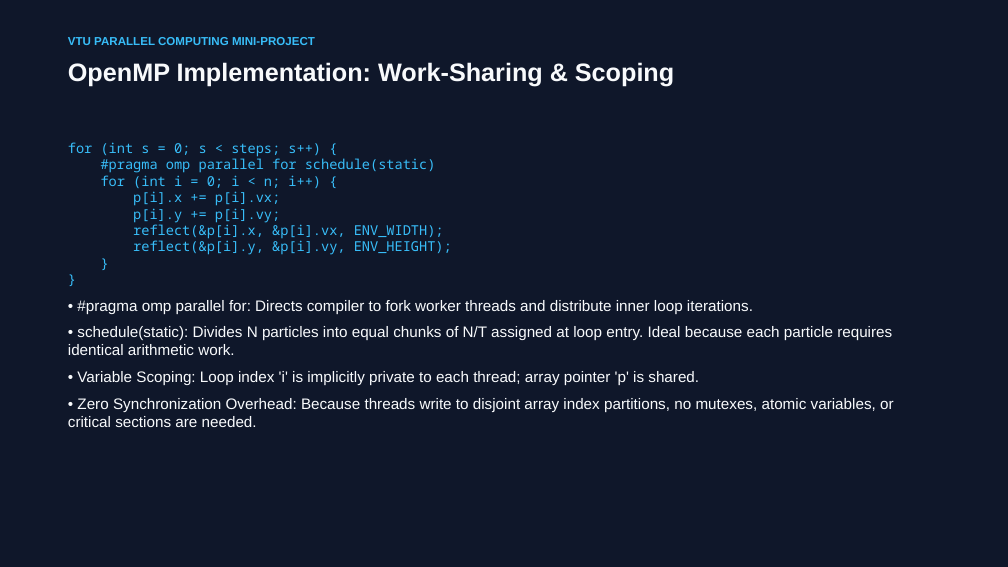
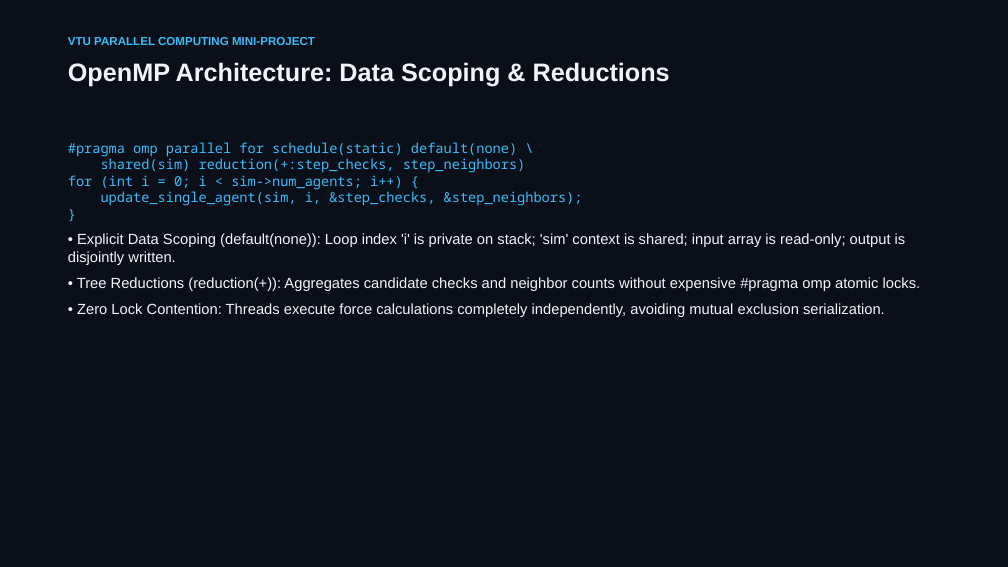
Before and after one commit to rishikeshgowdakk/PC, a slide deck: slide 8 of CrowdSim/presentation/CrowdSim_Project_Presentation.pptx (slide 9 before the commit). Drawn at 1008x567 pixels with LibreOffice and Linux fonts; fonts in the diff are those of the drawing. Boxes give left, top, right and bottom in pixels: in the first picture for what was removed or moved away, otherwise in the second. Text is boxed around its words. In the diff, an @@ line names an element or a change of style, - is before the commit and + after.

Commit message:
Implement obstacle avoidance and spatial grid mechanics in CrowdSim
- Added obstacle handling with circular and AABB (axis-aligned bounding box) types.
- Implemented obstacle initialization based on different scenarios (pillars and bottlenecks).
- Developed functions for computing repulsive forces from obstacles and resolving agent penetration.
- Introduced a spatial grid for efficient neighbor querying, reducing computational complexity.
- Created tests for agent initialization, goal steering, obstacle mechanics, spatial grid vs brute force, and sequential vs parallel simulation equivalence.
- Ensured that the simulation maintains physical invariants and validates results across different configurations.

```diff
--- a/CrowdSim/presentation/CrowdSim_Project_Presentation.pptx
+++ b/CrowdSim/presentation/CrowdSim_Project_Presentation.pptx
@@ background #0F172A to #0B0F19 @@
@@ text at (68,62,670,87): text changed; text colour #F8FAFC to #F1F5F9 @@
-OpenMP Implementation: Work-Sharing & Scoping
+OpenMP Architecture: Data Scoping & Reductions
@@ text at (68,142,921,317): text changed; size 14.5 to 14 pt; text colour #F8FAFC to #F1F5F9 @@
-for (int s = 0; s < steps; s++) {
-#pragma omp parallel for schedule(static)
-for (int i = 0; i < n; i++) {
-p[i].x += p[i].vx;
-p[i].y += p[i].vy;
-reflect(&p[i].x, &p[i].vx, ENV_WIDTH);
-reflect(&p[i].y, &p[i].vy, ENV_HEIGHT);
-}
-}
-• #pragma omp parallel for: Directs compiler to fork worker threads and distribute inner loop iterations.
-• schedule(static): Divides N particles into equal chunks of N/T assigned at loop entry. Ideal because each particle requires identical arithmetic work.
-• Variable Scoping: Loop index 'i' is implicitly private to each thread; array pointer 'p' is shared.
-• Zero Synchronization Overhead: Because threads write to disjoint array index partitions, no mutexes, atomic variables, or critical sections are needed.
+#pragma omp parallel for schedule(static) default(none) \
+shared(sim) reduction(+:step_checks, step_neighbors)
+for (int i = 0; i < sim->num_agents; i++) {
+update_single_agent(sim, i, &step_checks, &step_neighbors);
+}
+• Explicit Data Scoping (default(none)): Loop index 'i' is private on stack; 'sim' context is shared; input array is read-only; output is disjointly written.
+• Tree Reductions (reduction(+)): Aggregates candidate checks and neighbor counts without expensive #pragma omp atomic locks.
+• Zero Lock Contention: Threads execute force calculations completely independently, avoiding mutual exclusion serialization.
```
Also in this commit, not shown: 10 other slides changed, 4 slides added, 4 slides removed, 37 other files.
